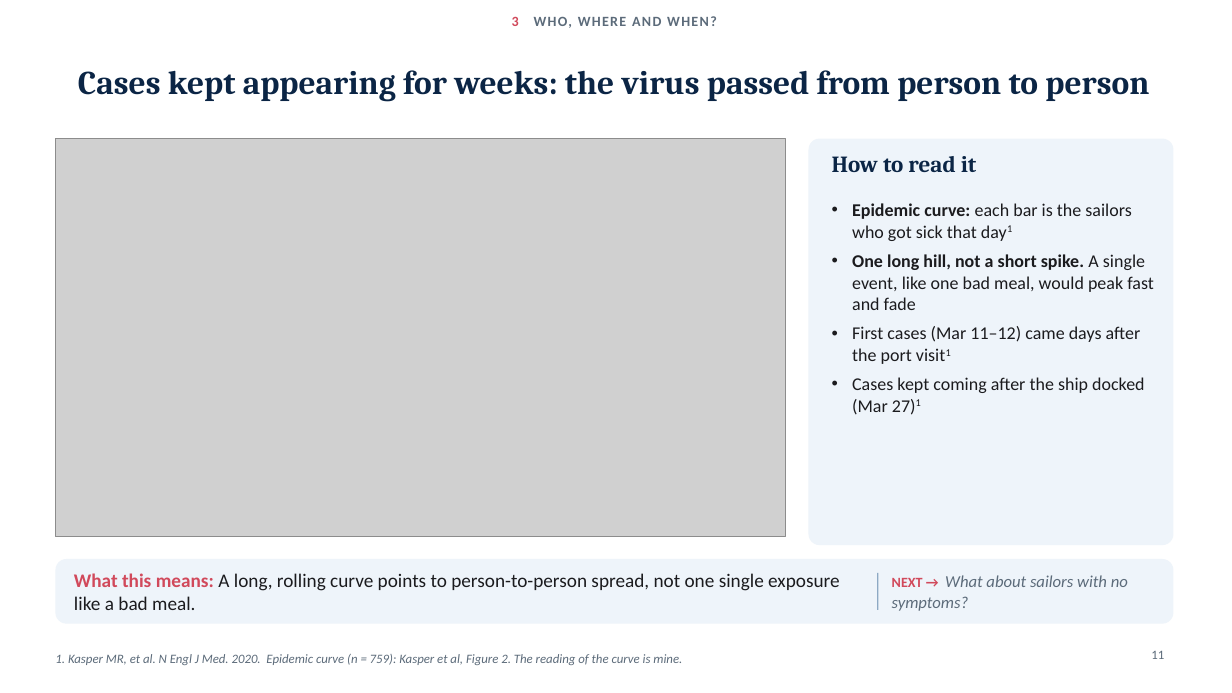
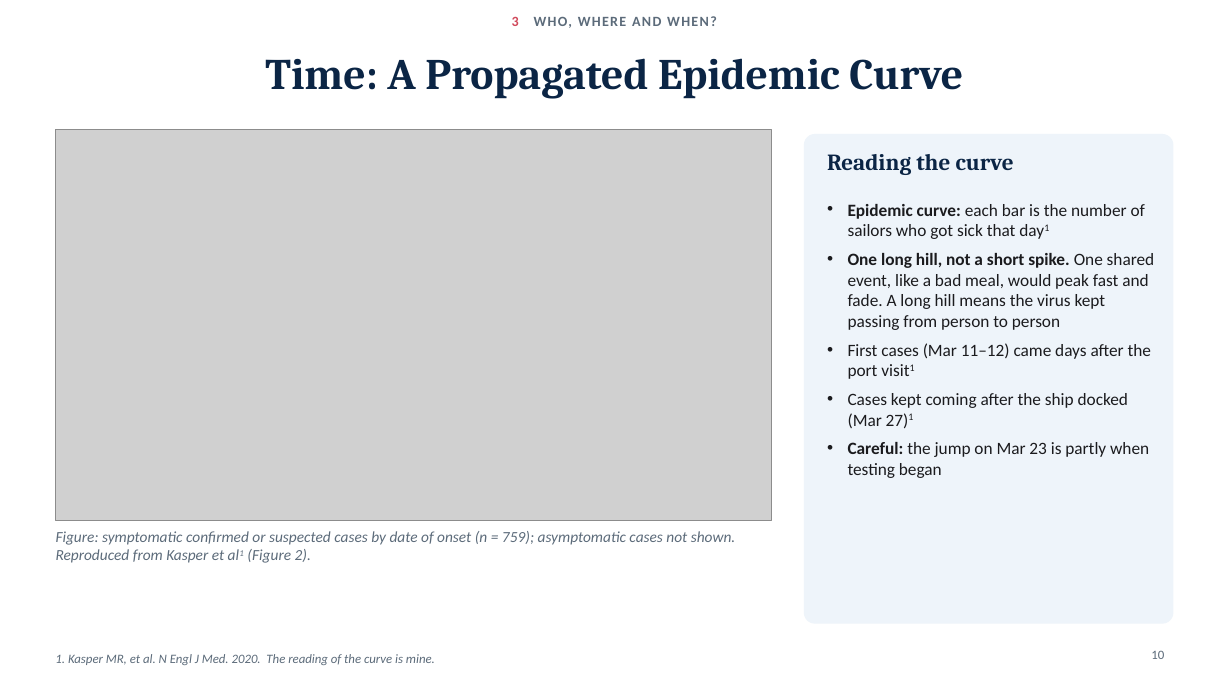
Before and after one commit to adebowa96/Research, a slide deck: slide 10 of Outbreak_of_the_Day/Covid19_Aircraft_Carrier_Outbreak.pptx (slide 11 before the commit). Drawn at 1232x693 pixels with LibreOffice and Linux fonts; fonts in the diff are those of the drawing; grey boxes stand for pictures. Boxes give left, top, right and bottom in pixels: in the first picture for what was removed or moved away, otherwise in the second. Text is boxed around its words. In the diff, an @@ line names an element or a change of style, - is before the commit and + after.

```diff
--- a/Outbreak_of_the_Day/Covid19_Aircraft_Carrier_Outbreak.pptx
+++ b/Outbreak_of_the_Day/Covid19_Aircraft_Carrier_Outbreak.pptx
@@ title at bbox=[265, 58, 963, 99]: text changed; size 26 to 34 pt @@
-Cases kept appearing for weeks: the virus passed from person to person
+Time: A Propagated Epidemic Curve
@@ picture: place and size @@
-picture at bbox=[55, 139, 786, 537]
+picture at bbox=[55, 129, 772, 520]
@@ rounded rectangle: place and size @@
-rounded rectangle at bbox=[809, 139, 1174, 545]
+rounded rectangle at bbox=[804, 134, 1174, 624]
@@ text added at bbox=[827, 154, 1014, 175], 18 pt, text #0B2545, bold @@
+Reading the curve
@@ text removed at bbox=[832, 156, 977, 172] @@
-How to read it
@@ text at bbox=[848, 204, 1154, 330]: text changed; size 14 to 13.5 pt @@
-• Epidemic curve: each bar is the sailors who got sick that day1
-• One long hill, not a short spike. A single event, like one bad meal, would peak fast and fade
+• Epidemic curve: each bar is the number of sailors who got sick that day1
+• One long hill, not a short spike. One shared event, like a bad meal, would peak fast and fade. A long hill means the virus kept passing from person to person
@@ text at bbox=[848, 343, 1151, 428]: size 14 to 13.5 pt in "First cases (Mar 11–12) came days after ...", "Cases kept coming after the ship docked ..." @@
@@ text at bbox=[848, 442, 1149, 478]: paragraph added @@
+• Careful: the jump on Mar 23 is partly when testing began
@@ text "Figure: symptomatic confirmed or suspected ..." at bbox=[56, 531, 735, 563]: vertical alignment middle to top @@
@@ text at bbox=[56, 531, 735, 563]: text changed; size 15 to 12 pt; text colour #1B1B1E to #5C6B7A; italic on @@
-What this means: A long, rolling curve points to person-to-person spread, not one single exposure like a bad meal.
+Figure: symptomatic confirmed or suspected cases by date of onset (n = 759); asymptomatic cases not shown. Reproduced from Kasper et al1 (Figure 2).
@@ rounded rectangle removed at bbox=[55, 559, 1174, 624] @@
@@ line removed from (878, 573) to (878, 610) @@
@@ text removed at bbox=[892, 575, 1128, 611] @@
-NEXT → What about sailors with no symptoms?
@@ text at bbox=[55, 654, 435, 665]: text changed @@
-1. Kasper MR, et al. N Engl J Med. 2020. Epidemic curve (n = 759): Kasper et al, Figure 2. The reading of the curve is mine.
+1. Kasper MR, et al. N Engl J Med. 2020. The reading of the curve is mine.
@@ page number at bbox=[1151, 651, 1164, 659]: text changed @@
-11
+10
```
Also in this commit, not shown: 12 other slides changed, 6 slides added, 7 slides removed.
